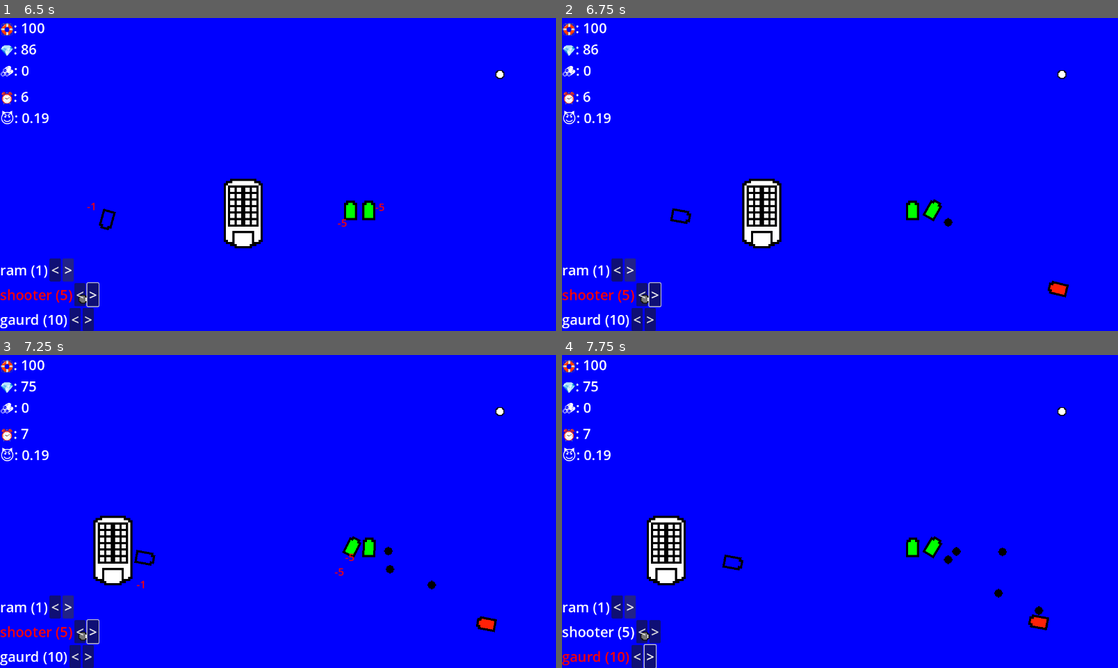
Above: before the commit, frames 1-4 (two rows, left to right).
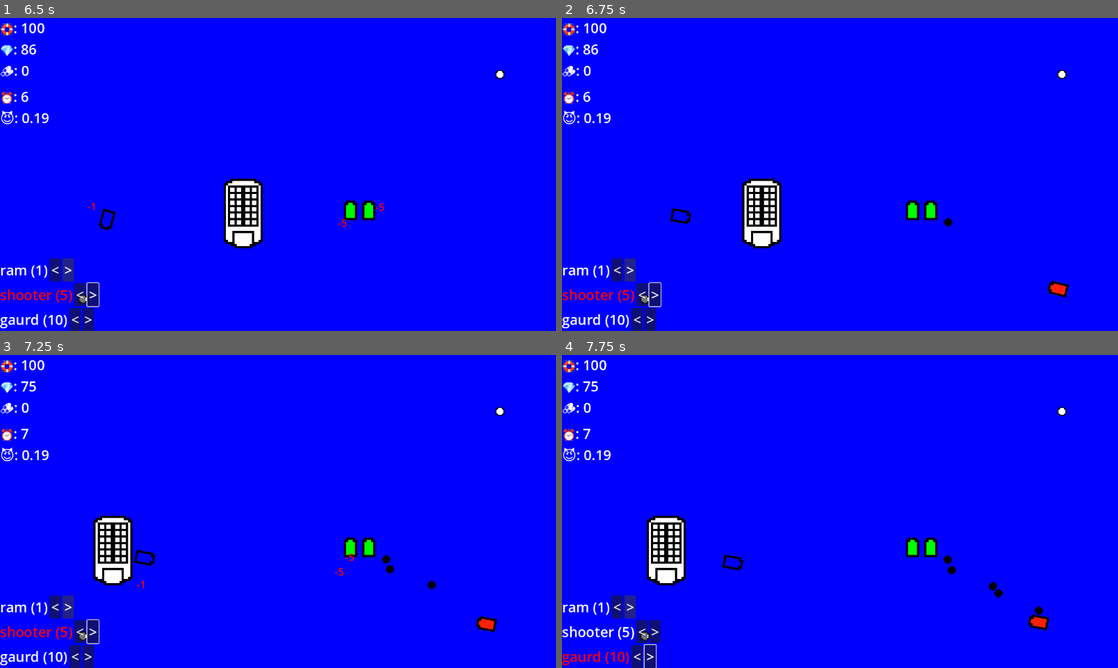
Above: after the commit, the same moments.

Repository: JoeyShapiro/ContainerCaptain
Game: Godot game, scene res://main.tscn
The game is run twice, just before and just after one commit, with the same random seed, the same clock (stepped at 60 frames per second) and the same inputs.
Inputs:
- Up to frame 1 (6.5 s): click "New Game" at 0.5 s; click "<" at 1.25 s; click ">" at 2 s; hold D (move_right) 2.78-3.53 s; hold Down (menu_down) 3.53-4.28 s; tap Enter at 4.25 s; hold D (move_right) 4.28-5.03 s; hold Right (menu_scale_up) 5.03-5.78 s; tap Space at 5.75 s; hold A (move_left) from 5.78 s (still down)
- Up to frame 2 (6.75 s): keep holding A (move_left)
- Up to frame 3 (7.25 s): keep holding A (move_left)
- Up to frame 4 (7.75 s): release A (move_left) at 7.28 s; hold Down (menu_down) from 7.28 s (still down)

Frame 1 is identical in both runs. In frame 2, 0.1% of the frame differs, in the area x 64-69%, y 57-66%; in frame 3, 0.2%; in frame 4, 0.3%, in the area x 61-80%, y 57-76%.

Commit message:
shooter stops spinning

Diff:
--- a/droneShooter.gd
+++ b/droneShooter.gd
@@ -45,7 +45,6 @@
 	# better than len(enemies)
 	if nearest_enemy:
 		var r = get_angle_to(enemies[0].position)
-		rotation = r
 
 		var bullet = bullet_scene.instantiate()
 		bullet.position = position
